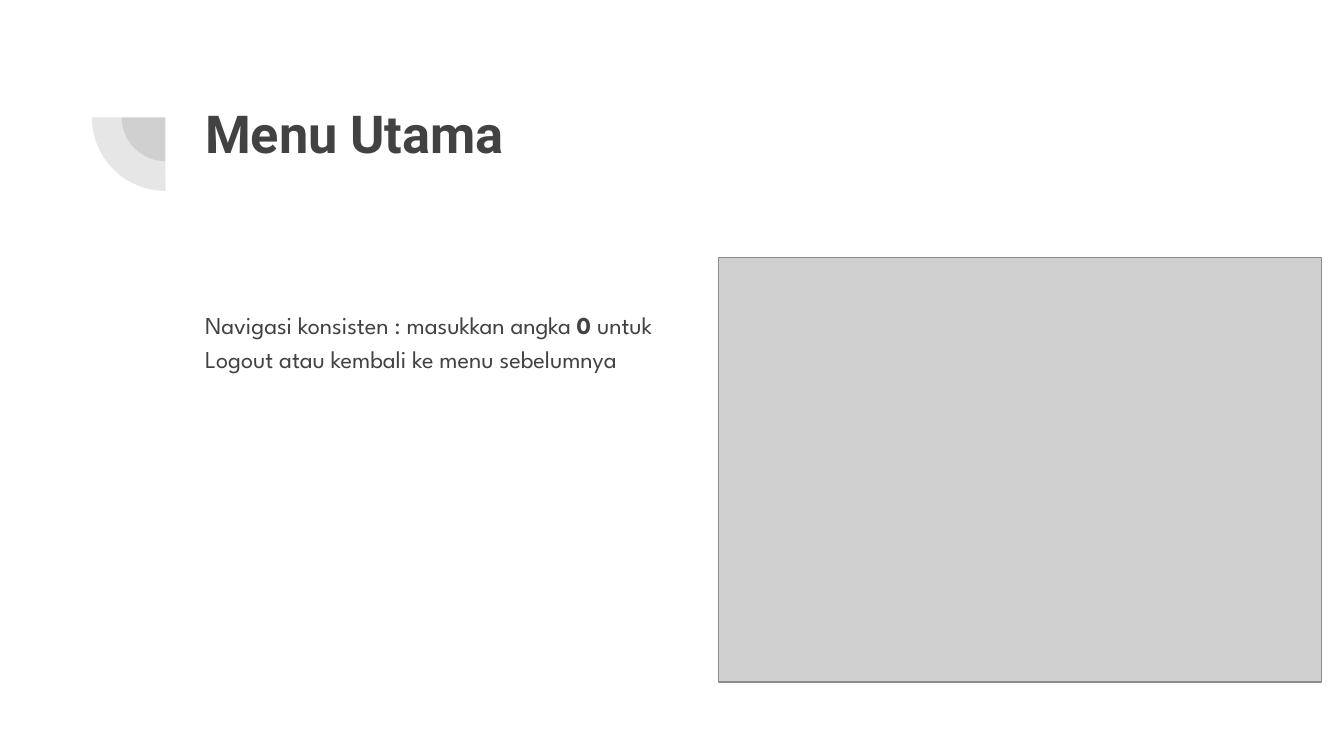
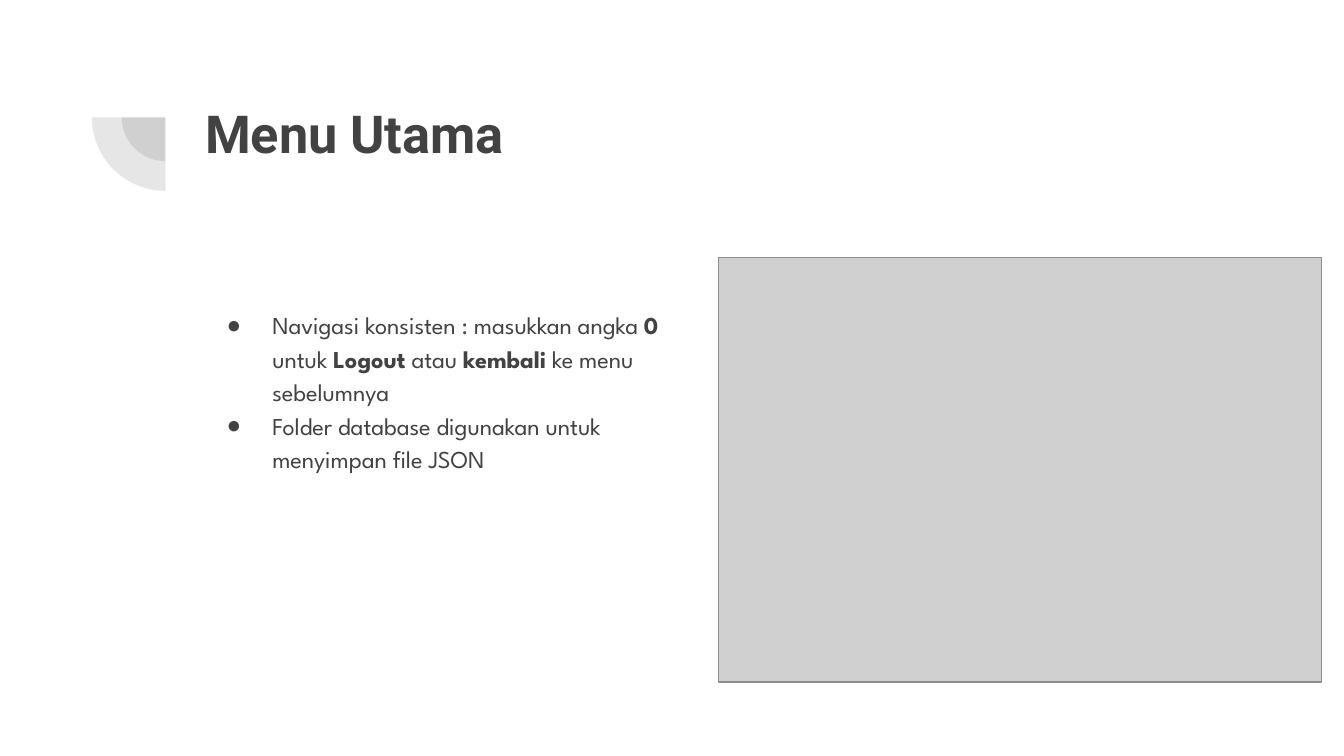
Before and after one commit to paulus-otto-harman/project-app-crud-golang-paul, a slide deck: slide 3 of Project App CRUD Golang Paul.pptx. Drawn at 1344x756 pixels with LibreOffice and Linux fonts; fonts in the diff are those of the drawing; grey boxes stand for pictures. Boxes give left, top, right and bottom in pixels: in the first picture for what was removed or moved away, otherwise in the second. Text is boxed around its words. In the diff, an @@ line names an element or a change of style, - is before the commit and + after.

```diff
--- a/Project App CRUD Golang Paul.pptx
+++ b/Project App CRUD Golang Paul.pptx
@@ text at (x1=272, y1=317, x2=658, y2=406): bold on in "Logout kembali"; bullet none to ●; less space between paragraphs @@
@@ text at (x1=272, y1=418, x2=601, y2=473): paragraph added @@
+● Folder database digunakan untuk menyimpan file JSON
```
Also in this commit, not shown: 1 other slide changed, 7 slides added, 2 other files.
